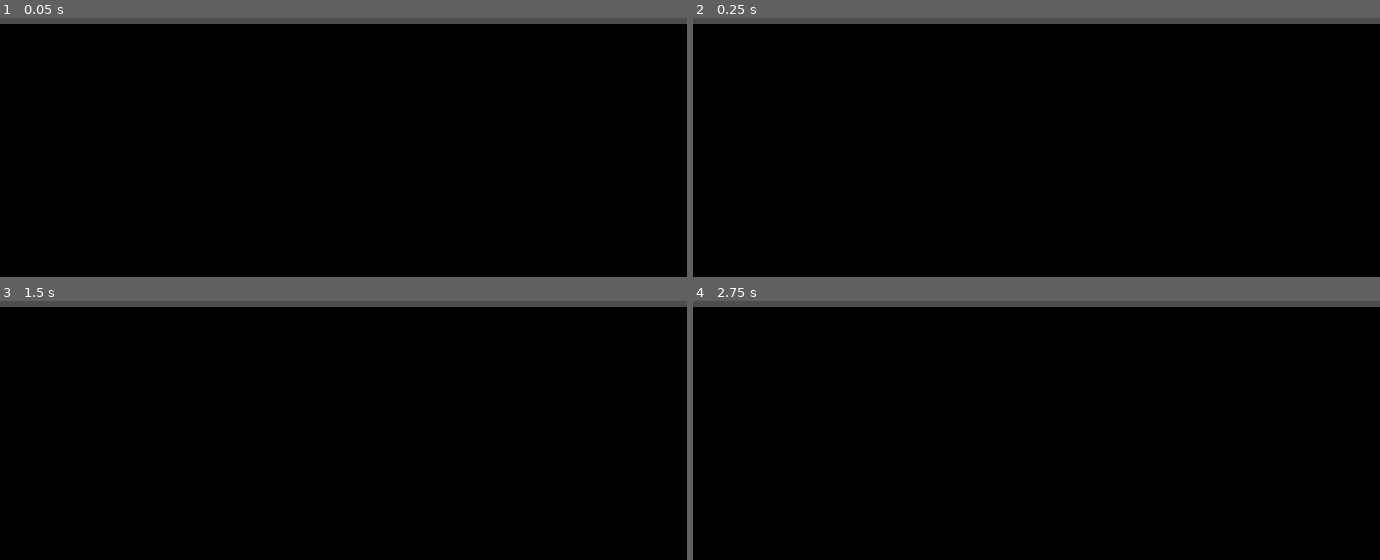
Above: before the commit, frames 1-4 (two rows, left to right).
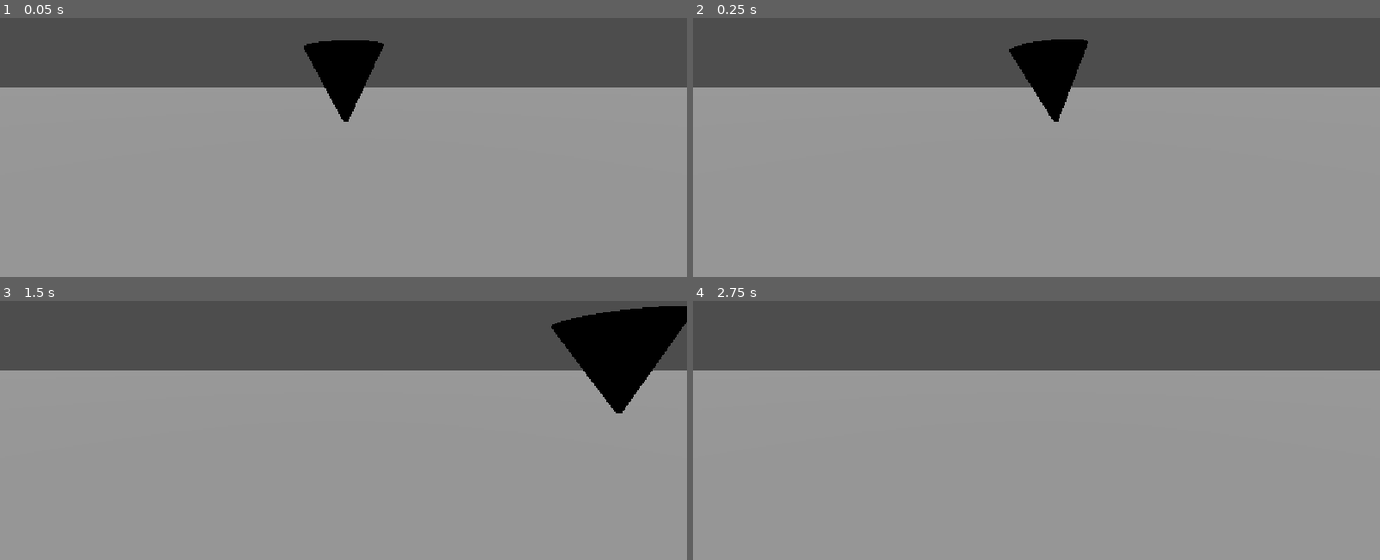
Above: after the commit, the same moments.

Repository: Tal1762/JuniperGameJam
Game: Godot game, scene res://space.tscn
Same seed, same stepped clock (60 frames per second), same inputs: the game is played once before the commit and once after it.
Inputs:
- Up to frame 1 (0.05 s): no input
- Up to frame 2 (0.25 s): no input
- Up to frame 3 (1.5 s): no input
- Up to frame 4 (2.75 s): no input

The runs differ from the first frame. In frame 1, 96% of the frame differs, in the area x 0-100%, y 2-100%; in frame 2, 96%; in frame 3, 93%; in frame 4, 98%.

Commit message:
Top+cam fix

Diff:
--- a/space.tscn
+++ b/space.tscn
@@ -5,14 +5,25 @@
 [sub_resource type="BoxMesh" id="BoxMesh_38se4"]
 size = Vector3(200, 1, 80)
 
+[sub_resource type="BoxShape3D" id="BoxShape3D_d5lh8"]
+size = Vector3(200, 1, 80)
+
 [node name="Space" type="Node3D" unique_id=634961926]
-
-[node name="MeshInstance3D" type="MeshInstance3D" parent="." unique_id=409391114]
-transform = Transform3D(4.35573, 0, 0, 0, 0.061270755, 0, 0, 0, 0.99174315, 0, 0, 0)
-mesh = SubResource("BoxMesh_38se4")
 
 [node name="Top" parent="." unique_id=1670340319 instance=ExtResource("1_d5lh8")]
 transform = Transform3D(1, 0, 0, 0, 1, 0, 0, 0, 1, 0, 0.8981942, 0)
 
-[node name="Camera3D" type="Camera3D" parent="." unique_id=1096064674]
-transform = Transform3D(1, 0, 0, 0, 0.96123767, 0.27572122, 0, -0.27572122, 0.96123767, 0, 1.9730206, 2.1649623)
+[node name="Camera3D" type="Camera3D" parent="Top" unique_id=1096064674]
+transform = Transform3D(1, 0, 0, 0, 1, 0, 0, 0, 1, 0, 0.07482636, 3.1649623)
+
+[node name="platfor" type="RigidBody3D" parent="." unique_id=2104597305]
+freeze = true
+
+[node name="MeshInstance3D" type="MeshInstance3D" parent="platfor" unique_id=409391114]
+mesh = SubResource("BoxMesh_38se4")
+
+[node name="CollisionShape3D" type="CollisionShape3D" parent="platfor" unique_id=5944917]
+shape = SubResource("BoxShape3D_d5lh8")
+
+[node name="DirectionalLight3D" type="DirectionalLight3D" parent="." unique_id=1106553913]
+transform = Transform3D(1, 0, 0, 0, -4.371139e-08, 1, 0, -1, -4.371139e-08, 0, 12, 0)
--- a/top.gd
+++ b/top.gd
@@ -5,6 +5,7 @@
 # Called when the node enters the scene tree for the first time.
 func _ready() -> void:
 	body.add_constant_torque(Vector3(0, 200, 0))
+	body.add_constant_force(Vector3(10, 0 ,0))
 
 
 # Called every frame. 'delta' is the elapsed time since the previous frame.
--- a/top.tscn
+++ b/top.tscn
@@ -1,10 +1,14 @@
 [gd_scene format=3 uid="uid://3nm8ucwmu55v"]
 
 [ext_resource type="Script" uid="uid://votv5a8hv3s1" path="res://top.gd" id="1_rl3jk"]
+[ext_resource type="Texture2D" uid="uid://c74qkwig75ul1" path="res://black-orange-background-with-pattern-zigzag_993259-22636.jpg" id="2_on2c2"]
 
 [sub_resource type="CylinderMesh" id="CylinderMesh_38se4"]
 bottom_radius = 0.0
 height = 1.0
+
+[sub_resource type="StandardMaterial3D" id="StandardMaterial3D_on2c2"]
+albedo_texture = ExtResource("2_on2c2")
 
 [sub_resource type="ConvexPolygonShape3D" id="ConvexPolygonShape3D_rl3jk"]
 points = PackedVector3Array(-0.15064138, 0.4821279, -0.467026, 0.4827243, 0.4827243, 0.09043992, 0.4827309, 0.4827309,  …(1081 unchanged characters)…
@@ -17,6 +21,7 @@
 
 [node name="Skin" type="MeshInstance3D" parent="Body" unique_id=1800899344]
 mesh = SubResource("CylinderMesh_38se4")
+surface_material_override/0 = SubResource("StandardMaterial3D_on2c2")
 
 [node name="CollisionShape3D" type="CollisionShape3D" parent="Body" unique_id=2028703604]
 shape = SubResource("ConvexPolygonShape3D_rl3jk")
Binary file added: black-orange-background-with-pattern-zigzag_993259-22636.jpg
Not shown, added: black-orange-background-with-pattern-zigzag_993259-22636.jpg.import
